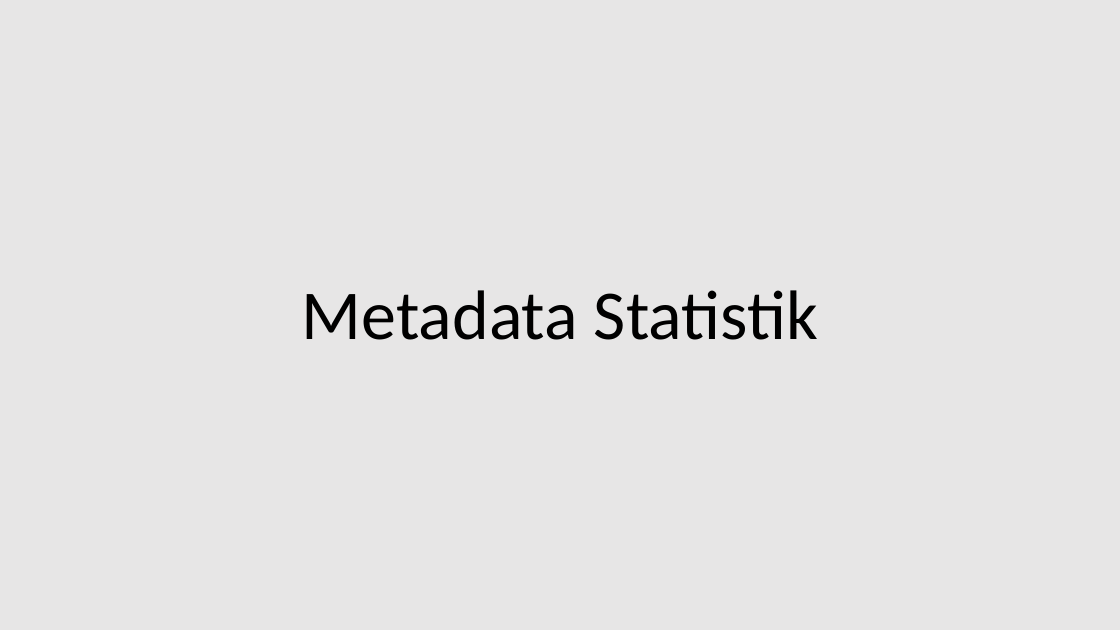
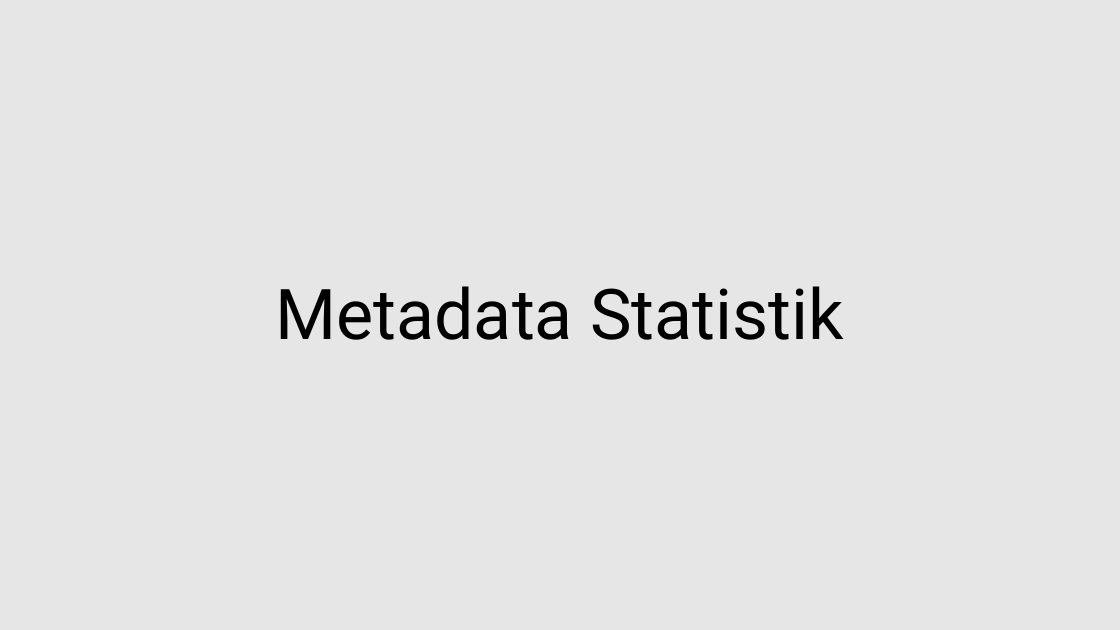
Before and after one commit to rexevan/talks, a slide deck: slide 3 of 2024-10-16/slides-pptx.pptx. Drawn at 1120x630 pixels with LibreOffice and Linux fonts; fonts in the diff are those of the drawing. Boxes give left, top, right and bottom in pixels: in the first picture for what was removed or moved away, otherwise in the second. Text is boxed around its words. In the diff, an @@ line names an element or a change of style, - is before the commit and + after.

```diff
--- a/2024-10-16/slides-pptx.pptx
+++ b/2024-10-16/slides-pptx.pptx
@@ title "Metadata Statistik": place and size @@
-title "Metadata Statistik" at bbox=[302, 290, 818, 340]
+title "Metadata Statistik" at bbox=[275, 286, 844, 340]
@@ title "Metadata Statistik" at bbox=[275, 286, 844, 340]: font Calibri to Roboto @@
```
Also in this commit, not shown: 2 other slides changed, 1 slide added, 12 other files.
